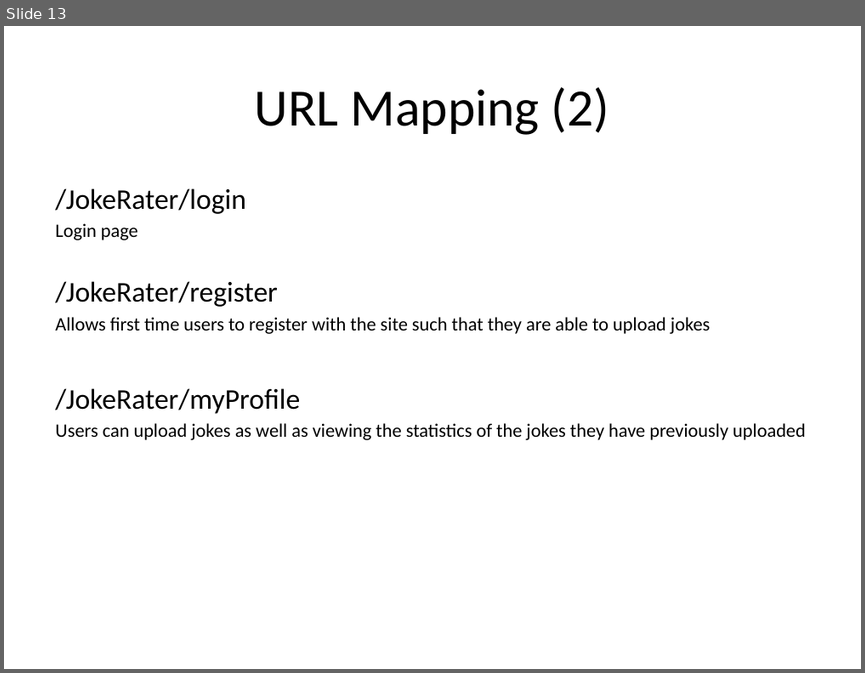
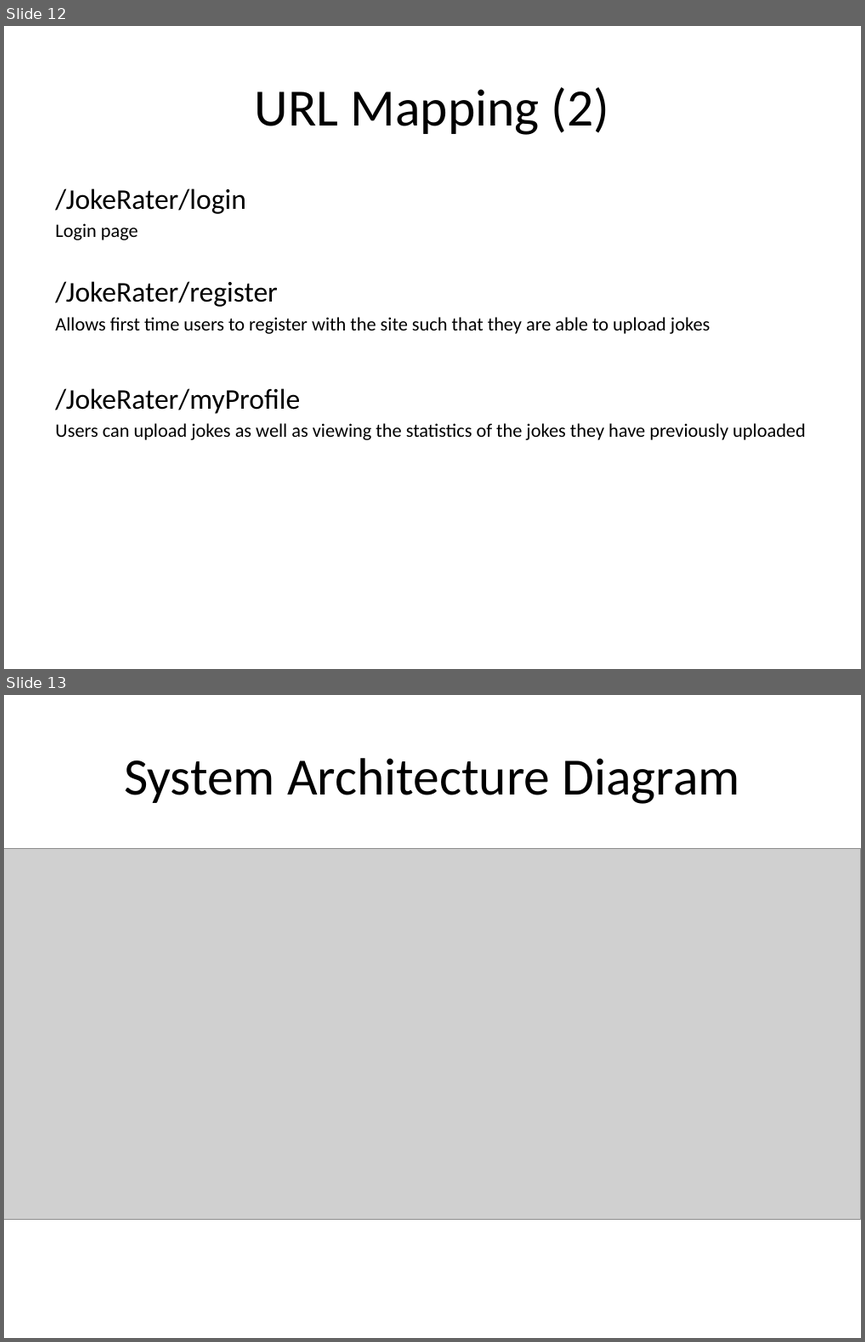
Before and after one commit to JokeRater/JokeRaterRepo, a slide deck: JokeRater.pptx. Shown one above the other, each under a label of ours: slide 13 before the commit, slides 12 and 13 after it. The pictures are 865x673 and 865x1342 pixels, drawn with LibreOffice and Linux fonts; fonts in the diff are those of the drawing; grey boxes stand for pictures; background and template pictures are left out. Boxes give left, top, right and bottom in pixels: in the first picture for what was removed or moved away, otherwise in the second. Text is boxed around its words. In the diff, an @@ line names an element or a change of style, - is before the commit and + after.

Commit message:
Added system diagram and profile wireframe

```diff
--- a/JokeRater.pptx
+++ b/JokeRater.pptx
@@ slide 13 added at bbox=[4, 695, 861, 1338], background picture (left out) @@
@@ title added at bbox=[124, 758, 739, 804], 44 pt, text #000000 @@
+System Architecture Diagram
@@ picture added at bbox=[4, 848, 861, 1219] @@
@@ what was slide 13 is now slide 12 @@
```
Also in this commit, not shown: 2 slides changed, 1 slide removed, 4 other files.
